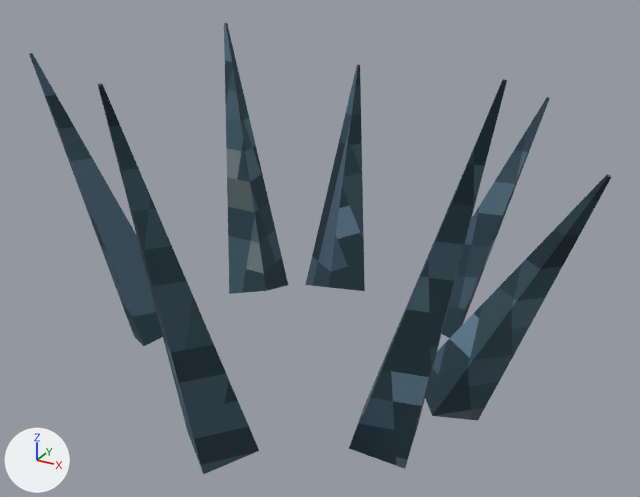
Two versions of the glTF model ArenaTaticaUnity/Assets/ArenaTatica/Resources/Models/Mapa/neve/enfeite_capim.glb, one commit apart.
One viewpoint serves both versions: a 50 mm lens placed at (0.199, -0.341, 0.241), pointed at (0.014, -0.004, 0.072). Every picture has the same lights, and +X, +Y and +Z are marked at lower left. The picture after the commit comes second.

In view in the first picture: 'neve_enfeite_capim'.
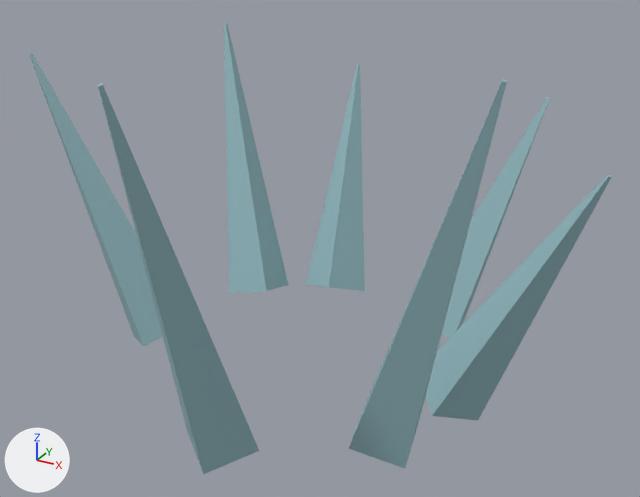
Boxes [x1, y1, x2, y2] around the edits, measured in the pictures (640 x 497 px):
'neve_enfeite_capim', surface changed (blue to cyan)
    both: [29, 23, 611, 474]

What changed in the scene script:
```text
Change mat_neve_folhagem:
    where n0 = _N.new('ShaderNodeBsdfPrincipled'); n0.name = 'Principled BSDF'
    n0.inputs[2].default_value: 0.9 -> 0.88  # 'Roughness'
    where n2 = _N.new('ShaderNodeMix'); n2.name = 'Mix'
    add n2.inputs[7].default_value = (0.29, 0.48, 0.52, 1.0)  # 'B', greyish cyan #93b8bf
    remove n4 = _N.new('ShaderNodeTexImage'); n4.name = 'Image Texture'
    remove n4.image = img_neve_folhagem
    remove n4.interpolation = 'Closest'
    where n3 = _N.new('ShaderNodeVertexColor'); n3.name = 'Color Attribute'
    remove _L.new(n3.outputs[0], n2.inputs[7])  # 'Color' to 'B'
    remove _L.new(n4.outputs[0], n2.inputs[6])  # 'Color' to 'A'
    add _L.new(n3.outputs[0], n2.inputs[6])  # 'Color' to 'A'
```
